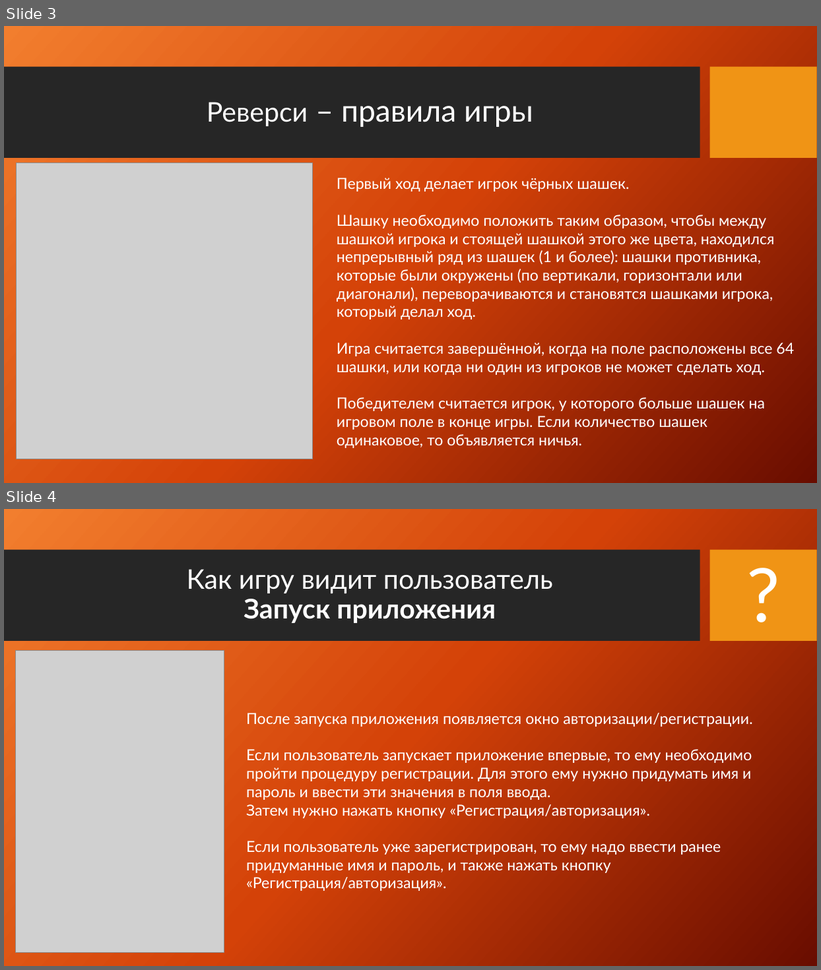
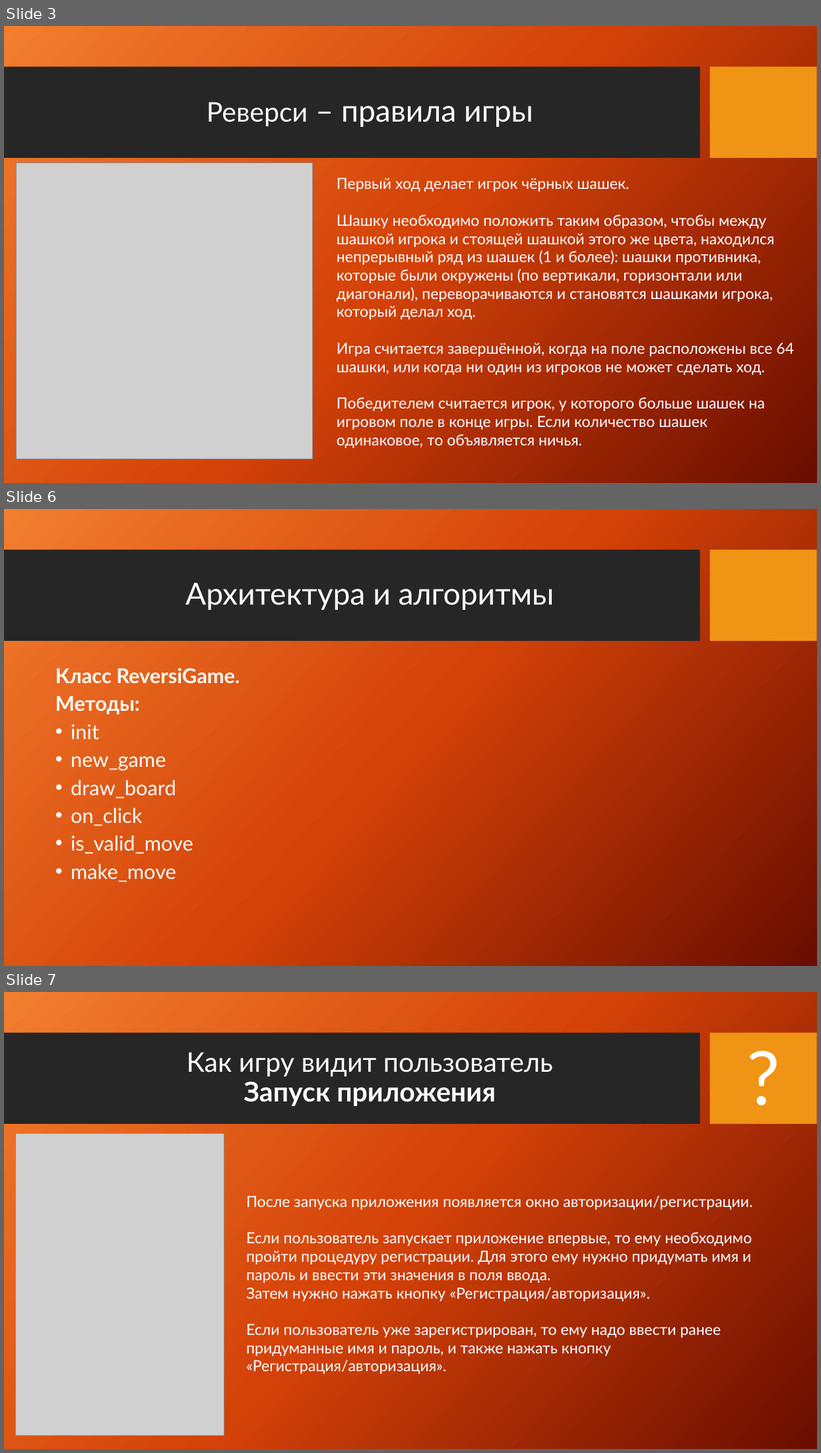
Before and after one commit to MikkeL0730/reversi, a slide deck: Курсовая Коцан Иван.pptx. Shown one above the other, each under a label of ours: slides 3 and 4 before the commit, slides 3, 6 and 7 after it; the slides between them are not shown. The pictures are 821x970 and 821x1453 pixels, drawn with LibreOffice and Linux fonts; fonts in the diff are those of the drawing; grey boxes stand for pictures; background and template pictures are left out. Boxes give left, top, right and bottom in pixels: in the first picture for what was removed or moved away, otherwise in the second. Text is boxed around its words. In the diff, an @@ line names an element or a change of style, - is before the commit and + after.

```diff
--- a/Курсовая Коцан Иван.pptx
+++ b/Курсовая Коцан Иван.pptx
@@ slide 6 added at [4, 509, 817, 966], background picture (left out); not listed: 2 template elements that a slide beside it also shows @@
@@ title added at [186, 583, 554, 610], 36 pt, text #FFFFFF @@
+Архитектура и алгоритмы
@@ text added at [55, 668, 240, 883], 24 pt, text #FFFFFF @@
+Класс ReversiGame.
+Методы:
+• init
+• new_game
+• draw_board
+• on_click
+• is_valid_move
+• make_move
@@ what was slide 4 is now slide 7 @@
```
Also in this commit, not shown: 2 other slides added.
